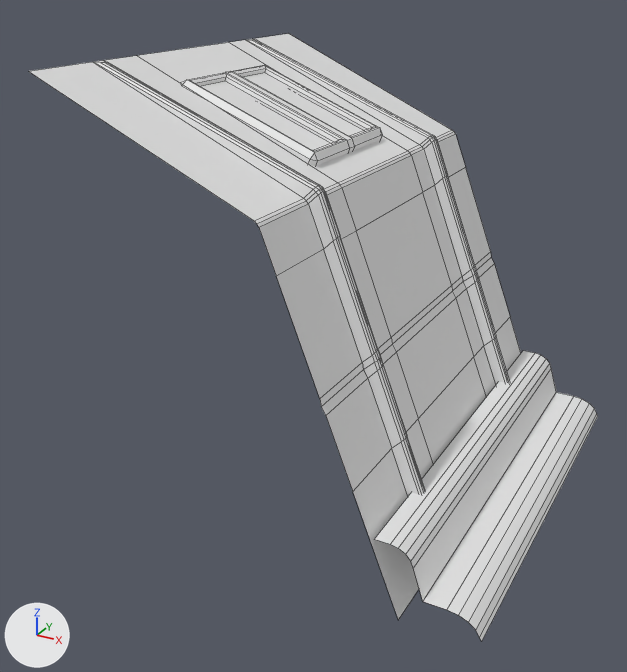
The FBX model Assets/3D_Assets/Enviro/Toit_01.fbx: old version first, new version second.
Rendered twice from a 50 mm lens placed at (2.45, -5.3, 2.09), pointed at (-0.29, -0.32, -0.4). Lighting does not change. The marker at lower left points along +X, +Y and +Z. Mesh edges are drawn as thin lines. Where no turn or scale is listed for an object, it has been applied to the vertices.

The scene before the commit, as lines of its bpy script (objects in view):
```python
me_cube_003 = bpy.data.meshes.new('Cube.003')
me_cube_003.from_pydata(...)  # 290 vertices, 246 faces; spans x -1.54..1.44, y -1.5..1.5, z -1.53..1.47
ob_cube_002 = bpy.data.objects.new('Cube.002', me_cube_003)
ob_cube_002.location = (0.0, 0.0, 0.0)
```
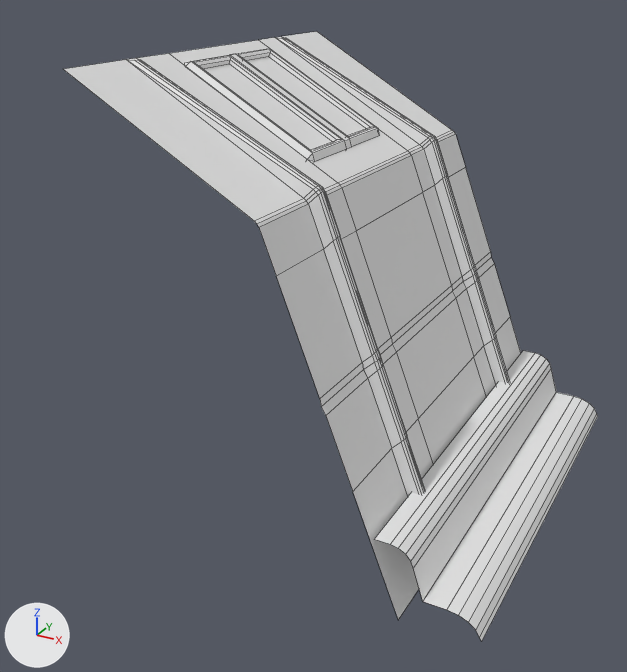
The newer file is also turned or shifted as a whole; pictures and numbers use the older file's frame.

Boxes (x1, y1, x2, y2) around the edits, measured in the pictures (627 x 672 px; the box of a moved part takes in the faces that stretch with it):
'Cube.002', reshaped (6% narrower)
    before: (29, 34, 598, 641)
    after: (64, 31, 598, 641)
part 1 of me_cube_003, moved or reshaped
    before: (182, 65, 383, 166)
    after: (186, 48, 380, 162)
part 2 of me_cube_003, moved or reshaped
    before: (29, 34, 452, 221)
    after: (64, 31, 452, 221)

The change, as a diff of the scene's bpy script:
```diff
--- a/Assets/3D_Assets/Enviro/Toit_01.fbx.py
+++ b/Assets/3D_Assets/Enviro/Toit_01.fbx.py
@@ me_cube_003 @@
 me_cube_003.from_pydata(...)  # 290 vertices, 246 faces; spans x -1.54..1.44, y -1.5..1.5, z -1.53..1.47
 # used by ob_cube_002; location = (0.0, 0.0, 0.0)
+# me_cube_003 part 1: the loose piece of 64 vertices spanning x -1.24..-0.17, y -0.53..0.53, z 0.82..1.33 is turned 7.6 degrees about the y axis through its middle, then moved by (0.0, 0.0, 0.06)
+# me_cube_003 part 2: all 20 vertices in x -1.54..-1.46, y -1.5..1.5, z 1.46..1.47 are moved by (0.27, 0.0, 0.03)
```
